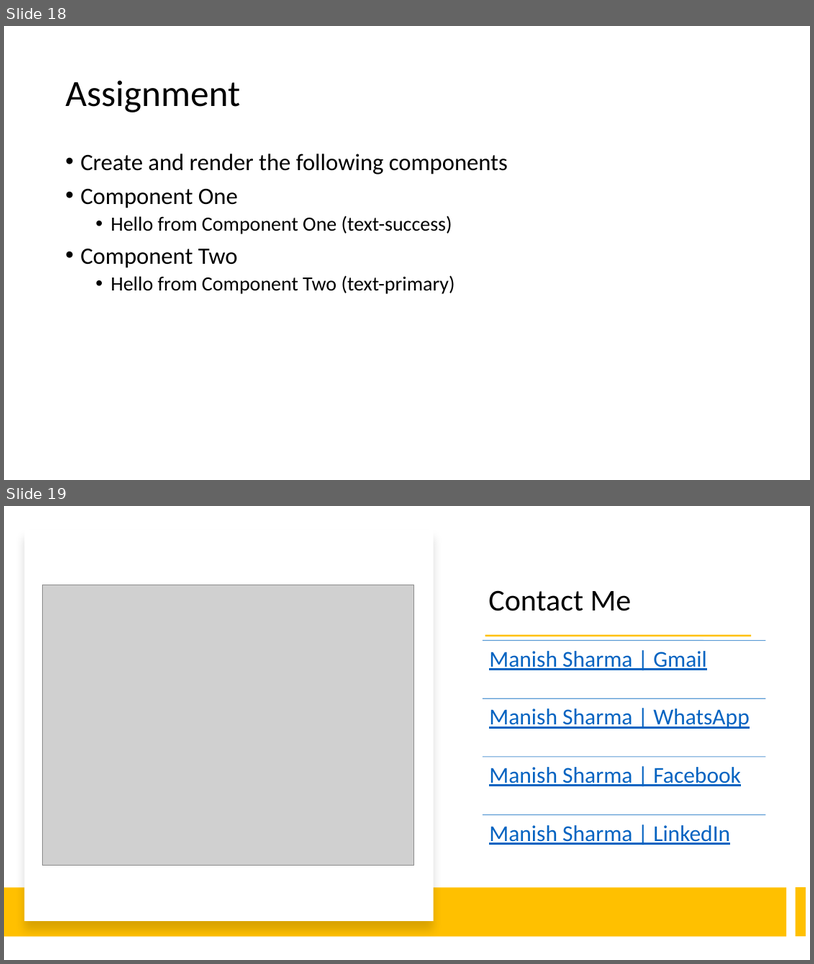
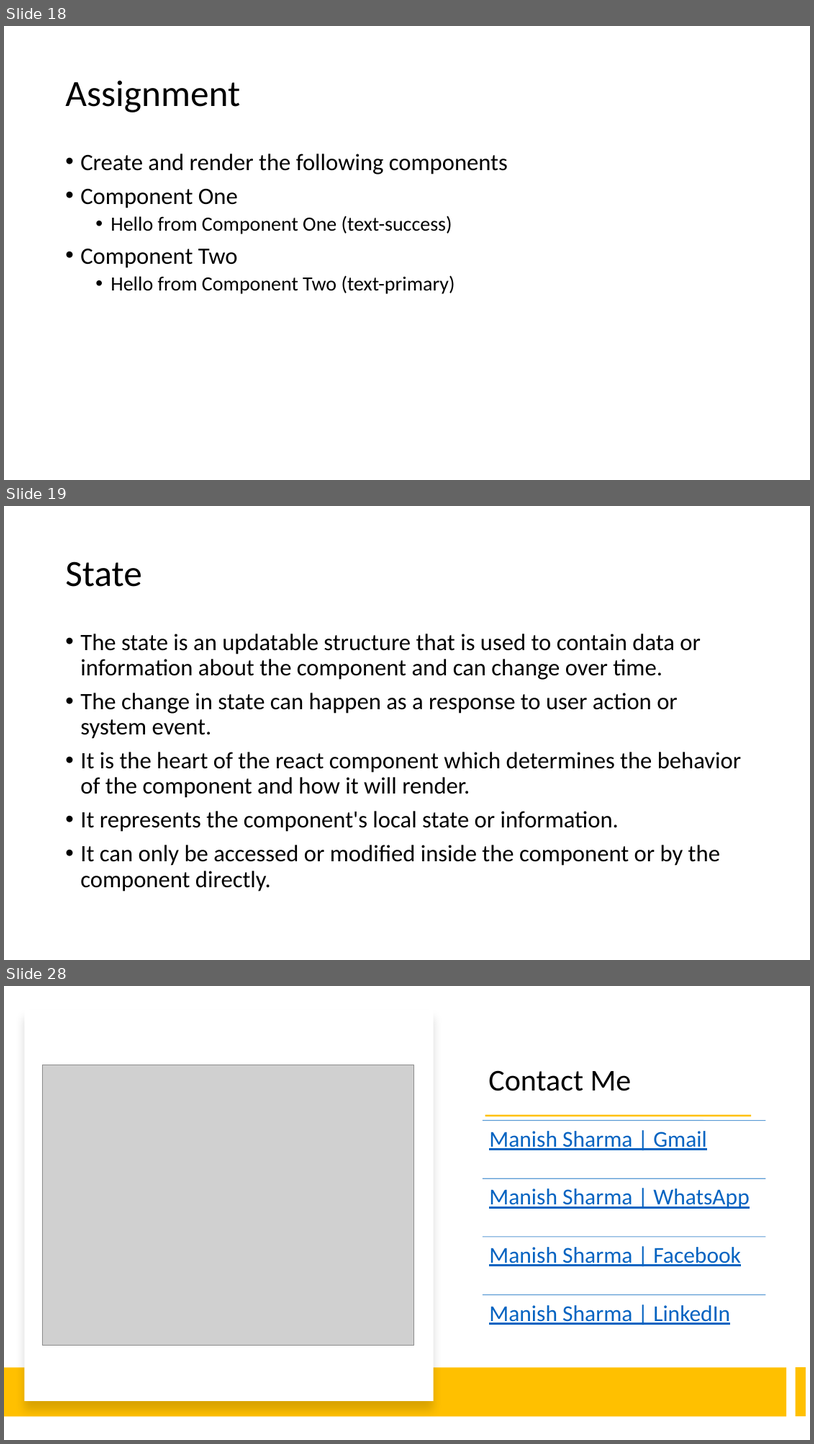
Before and after one commit to manishvbn/ReactJS_WE_Jun22, a slide deck: Notes/React.pptx. Shown one above the other, each under a label of ours: slides 18 and 19 before the commit, slides 18, 19 and 28 after it; the slides between them are not shown. The pictures are 814x964 and 814x1444 pixels, drawn with LibreOffice and Linux fonts; fonts in the diff are those of the drawing; grey boxes stand for pictures. Boxes give left, top, right and bottom in pixels: in the first picture for what was removed or moved away, otherwise in the second. Text is boxed around its words. In the diff, an @@ line names an element or a change of style, - is before the commit and + after.

```diff
--- a/Notes/React.pptx
+++ b/Notes/React.pptx
@@ slide 19 added at box(4, 506, 810, 960), background #FFFFFF @@
@@ title added at box(65, 561, 142, 587), 44 pt, text #000000 @@
+State
@@ text added at box(80, 633, 741, 891), 28 pt, text #000000 @@
+• The state is an updatable structure that is used to contain data or information about the component and can change over time.
+• The change in state can happen as a response to user action or system event.
+• It is the heart of the react component which determines the behavior of the component and how it will render.
+• It represents the component's local state or information.
+• It can only be accessed or modified inside the component or by the component directly.
@@ what was slide 19 is now slide 28 @@
```
Also in this commit, not shown: 8 other slides added.
